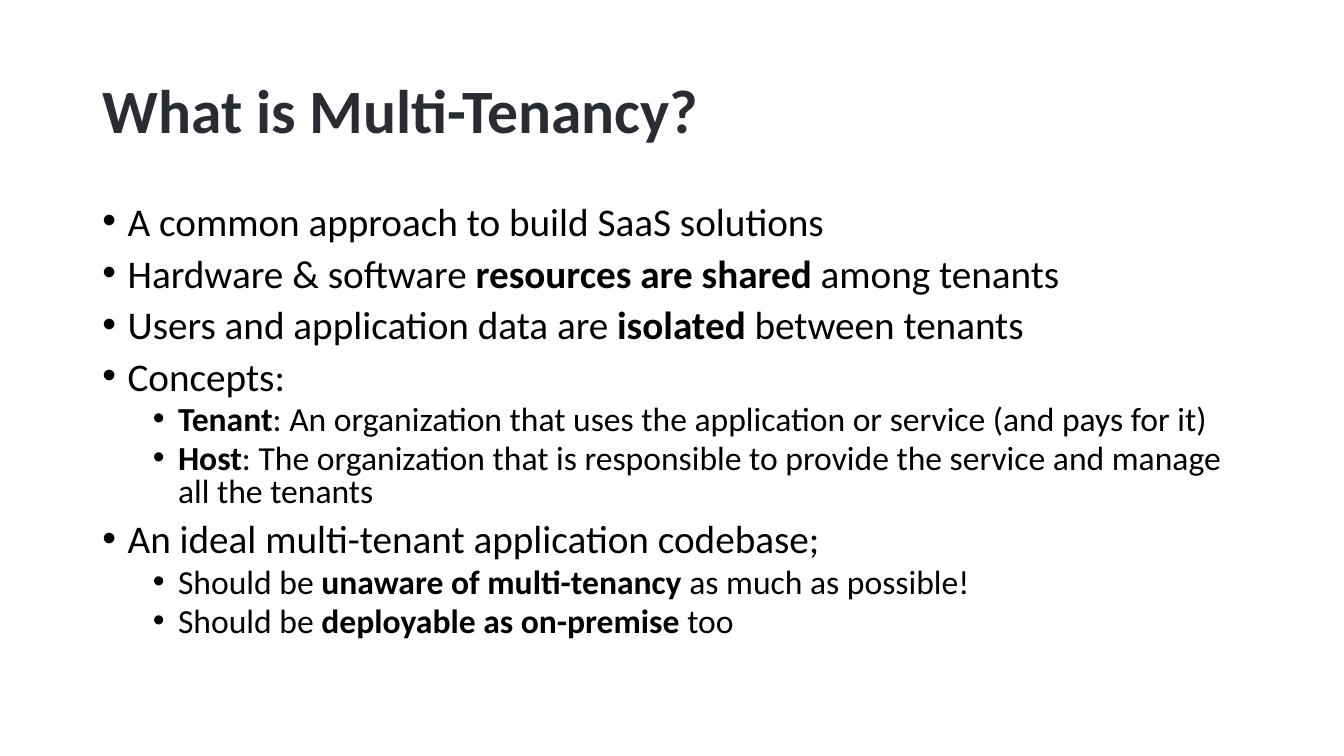
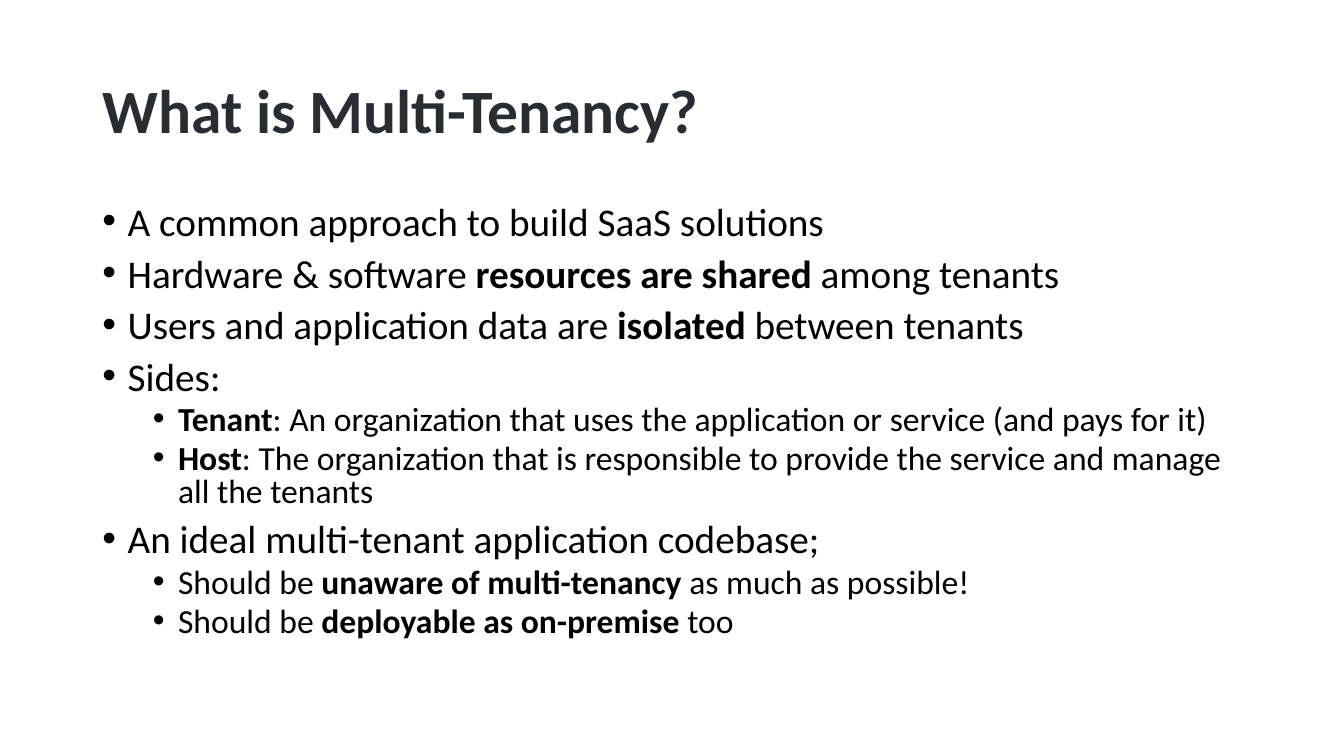
Before and after one commit to hikalkan/presentations, a slide deck: slide 4 of 2023-01-17 Dotnet Foundation Summit 2023/ABP Multi-Tenancy.pptx. Drawn at 1344x756 pixels with LibreOffice and Linux fonts; fonts in the diff are those of the drawing; background and template pictures are left out. Boxes give left, top, right and bottom in pixels: in the first picture for what was removed or moved away, otherwise in the second. Text is boxed around its words. In the diff, an @@ line names an element or a change of style, - is before the commit and + after.

```diff
--- a/2023-01-17 Dotnet Foundation Summit 2023/ABP Multi-Tenancy.pptx
+++ b/2023-01-17 Dotnet Foundation Summit 2023/ABP Multi-Tenancy.pptx
@@ text at box(128, 363, 221, 392): text changed @@
-• Concepts:
+• Sides:
```
